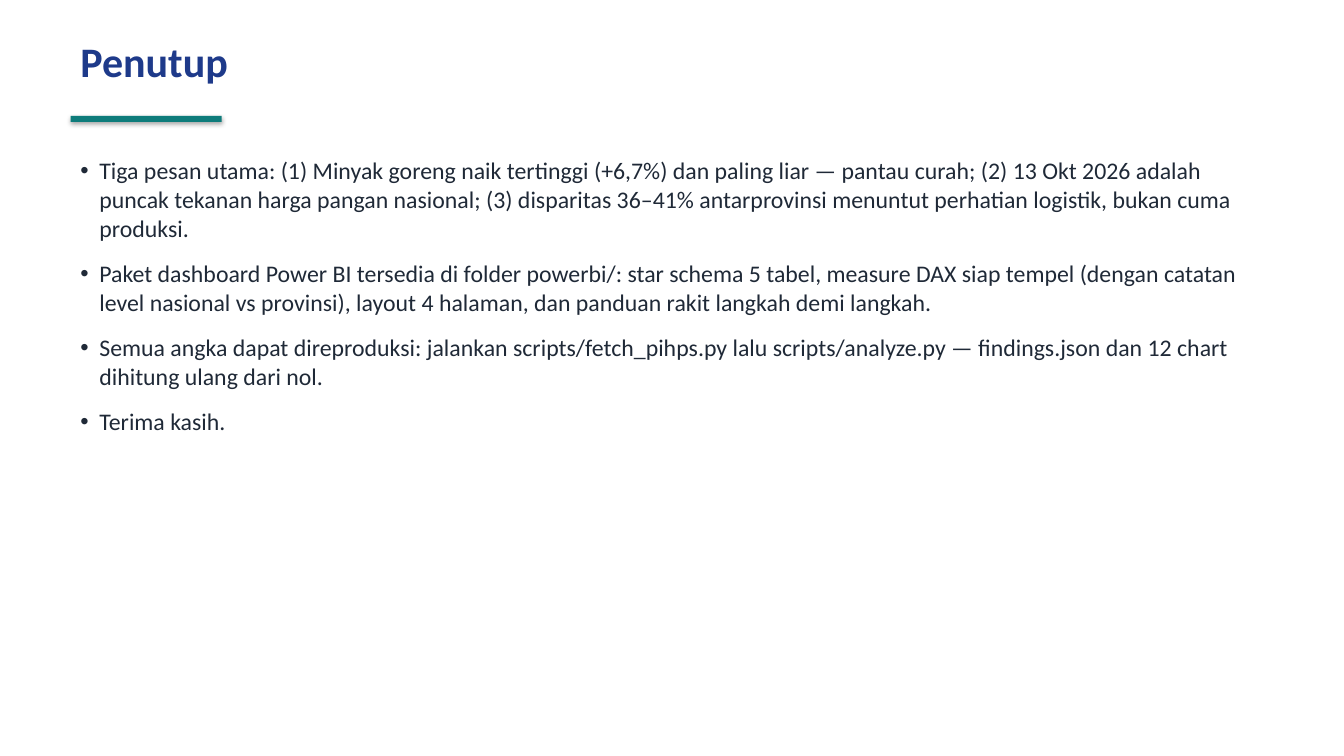
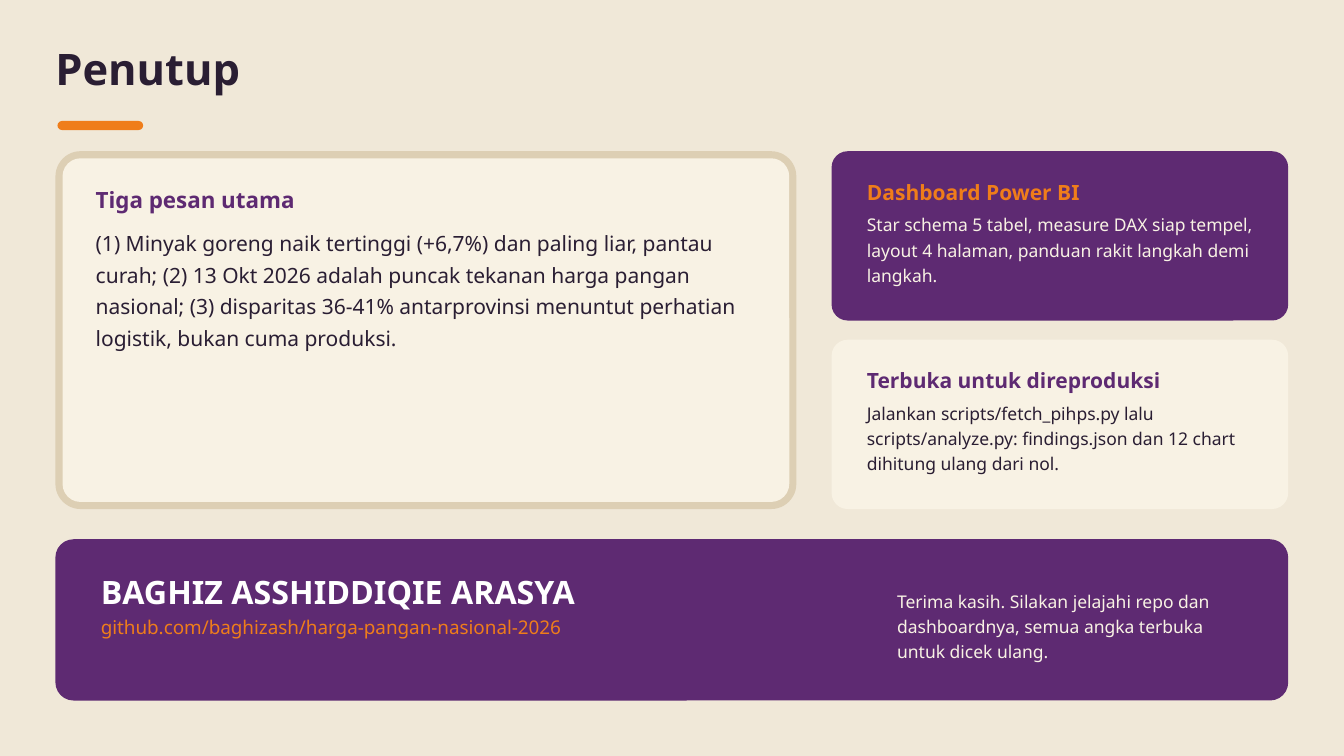
Before and after one commit to baghizash/harga-pangan-nasional-2026, a slide deck: slide 10 of Portofolio-Analisis-Harga-Pangan.pptx. Drawn at 1344x756 pixels with LibreOffice and Linux fonts; fonts in the diff are those of the drawing. Boxes give left, top, right and bottom in pixels: in the first picture for what was removed or moved away, otherwise in the second. Text is boxed around its words. In the diff, an @@ line names an element or a change of style, - is before the commit and + after.

```diff
--- a/Portofolio-Analisis-Harga-Pangan.pptx
+++ b/Portofolio-Analisis-Harga-Pangan.pptx
@@ background #FFFFFF to #F0E8D8 @@
@@ text "Penutup": place and size @@
-text "Penutup" at <box>80,49,227,84</box>
+text "Penutup" at <box>55,54,240,96</box>
@@ text "Penutup" at <box>55,54,240,96</box>: size 30 to 31 pt, font Calibri to Noto Sans, text colour #1E3A8A to #2A1E33; less space between paragraphs @@
@@ rounded rectangle: place and size @@
-rounded rectangle at <box>71,116,222,122</box>
+rounded rectangle at <box>57,121,143,130</box>
@@ rounded rectangle at <box>57,121,143,130</box>: rectangle to rounded rectangle; fill #0E7C7B to #EF7D1A; shadow off @@
@@ rounded rectangle added at <box>55,151,797,509</box>, fill #DDCFB4 @@
@@ rounded rectangle added at <box>63,158,789,502</box>, fill #F8F2E4 @@
@@ rounded rectangle added at <box>832,151,1289,321</box>, fill #5E2A72 @@
@@ text at <box>96,191,736,351</box>: text changed; size 17 to 15 pt; font Calibri to Noto Sans; text colour #1F2937 to #2A1E33 @@
-• Tiga pesan utama: (1) Minyak goreng naik tertinggi (+6,7%) dan paling liar — pantau curah; (2) 13 Okt 2026 adalah puncak tekanan harga pangan nasional; (3) disparitas 36–41% antarprovinsi menuntut perhatian logistik, bukan cuma produksi.
-• Paket dashboard Power BI tersedia di folder powerbi/: star schema 5 tabel, measure DAX siap tempel (dengan catatan level nasional vs provinsi), layout 4 halaman, dan panduan rakit langkah demi langkah.
-• Semua angka dapat direproduksi: jalankan scripts/fetch_pihps.py lalu scripts/analyze.py — findings.json dan 12 chart dihitung ulang dari nol.
-• Terima kasih.
+Tiga pesan utama
+(1) Minyak goreng naik tertinggi (+6,7%) dan paling liar, pantau curah; (2) 13 Okt 2026 adalah puncak tekanan harga pangan nasional; (3) disparitas 36-41% antarprovinsi menuntut perhatian logistik, bukan cuma produksi.
@@ text added at <box>867,184,1252,286</box>, 12.5 pt, text #F8F2E4 @@
+Dashboard Power BI
+Star schema 5 tabel, measure DAX siap tempel, layout 4 halaman, panduan rakit langkah demi langkah.
@@ rounded rectangle added at <box>832,340,1289,509</box>, fill #F8F2E4 @@
@@ text added at <box>867,372,1236,474</box>, 12.5 pt, text #2A1E33 @@
+Terbuka untuk direproduksi
+Jalankan scripts/fetch_pihps.py lalu scripts/analyze.py: findings.json dan 12 chart dihitung ulang dari nol.
@@ rounded rectangle added at <box>55,539,1289,701</box>, fill #5E2A72 @@
@@ text added at <box>101,580,575,639</box>, 13.5 pt, text #EF7D1A @@
+BAGHIZ ASSHIDDIQIE ARASYA
+github.com/baghizash/harga-pangan-nasional-2026
@@ text added at <box>897,594,1209,662</box>, 12.5 pt, text #F8F2E4 @@
+Terima kasih. Silakan jelajahi repo dan dashboardnya, semua angka terbuka untuk dicek ulang.
```
Also in this commit, not shown: 9 other slides changed.
